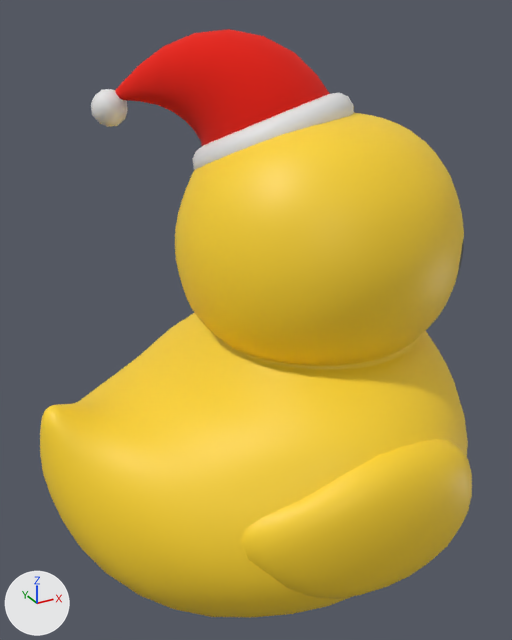
The glTF model front/public/models/bcduck.glb, before and after one commit.
One viewpoint serves both versions: a 50 mm lens placed at (-1.54, -2.47, 2.42), pointed at (-0.15, 0.05, 1.16). The axes (+X, +Y, +Z) are drawn at lower left. The lights are the same throughout. Vertices at the same position are counted once.

Names of what the first picture shows: 'boostcampDuck', 'colorPart', 'hatWhitePart'.
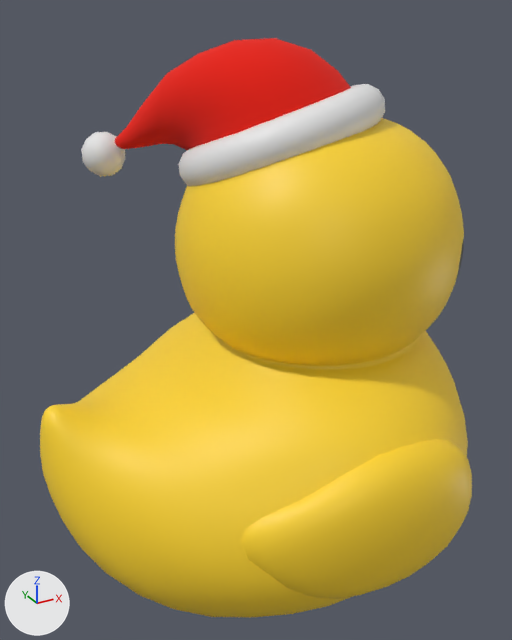
Location of each change, (x1, y1, x2, y2) in pixels of the pictures (512 x 640 px; the box of a moved part takes in the faces that stretch with it):
'colorPart', reshaped
    before: (115, 29, 330, 146)
    after: (115, 38, 351, 150)
'hatWhitePart', reshaped (16% wider, 26% taller)
    before: (91, 89, 354, 170)
    after: (81, 84, 385, 186)
part 2 of me_icosphere_002, moved or reshaped
    before: (91, 89, 128, 126)
    after: (81, 132, 125, 176)
part 3 of me_icosphere_002, moved or reshaped
    before: (192, 93, 354, 170)
    after: (178, 84, 385, 186)

The edits, one by one:
me_icosphere_001 is used by ob_colorpart; location (0.0, 0.0, 0.0).
me_icosphere_001 had 194 vertices, 384 faces and spanned x -0.559..0.27, y -0.08..0.583, z 1.835..2.342.
me_icosphere_001 now has 194 vertices, 384 faces and spans x -0.572..0.333, y -0.215..0.618, z 1.758..2.312.
me_icosphere_001 part 1: 194 of 194 vertices moved; they spanned x -0.559..0.27, y -0.08..0.583, z 1.835..2.342 and now span x -0.572..0.333, y -0.215..0.618, z 1.758..2.312; mean shift (-0.001, -0.03, -0.087); largest move (-0.514, 0.555, 2.07) -> (-0.513, 0.585, 1.861).
me_icosphere_002 has 618 vertices, 1232 faces and spans x -0.648..0.347, y -0.16..0.659, z 1.74..2.108.
me_icosphere_002 is used by ob_hatwhitepart; location (0.0, 0.0, 0.0).
me_icosphere_002 part 2: the loose piece of 42 vertices spanning x -0.648..-0.496, y 0.507..0.659, z 1.953..2.108 is turned 2.8 degrees about the x axis through its middle and scaled by 1.24, then moved by (-0.025, 0.057, -0.202).
me_icosphere_002 part 3: the loose piece of 576 vertices spanning x -0.348..0.347, y -0.16..0.527, z 1.74..2.107 is multiplied about its middle by the matrix ((1.244, 0.0, 0.0), (0.0, 1.242, -0.061), (0.0, 0.061, 1.242)), then moved by (0.0, -0.065, 0.006).
